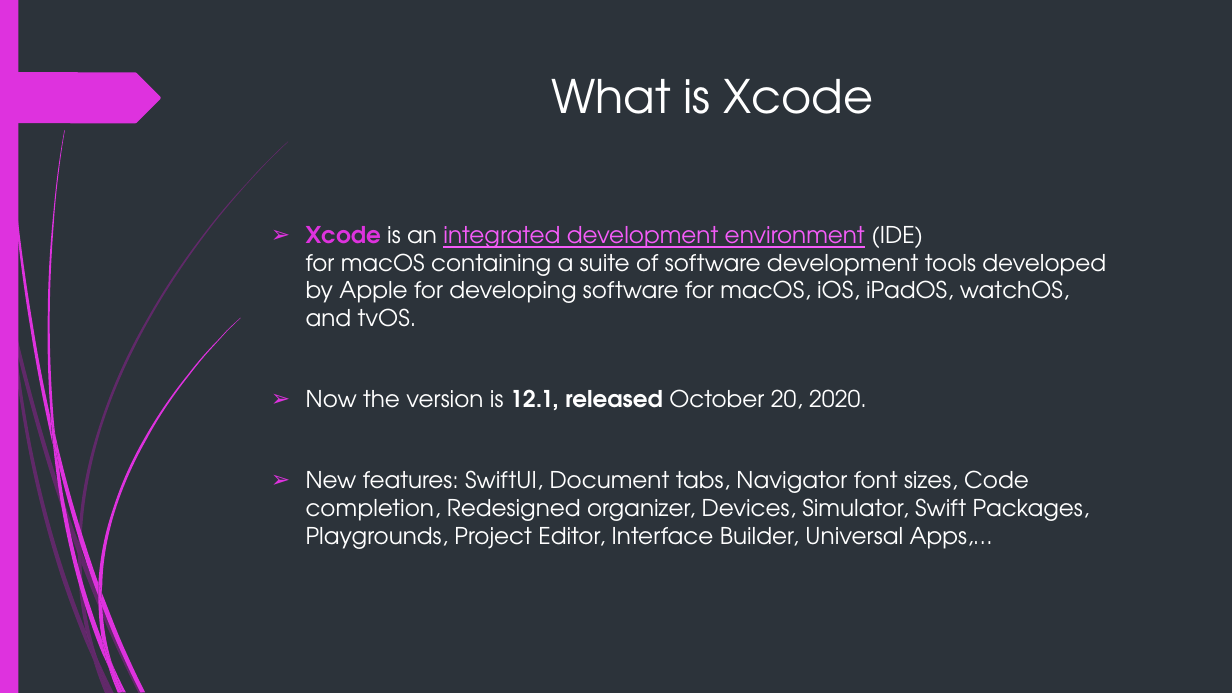
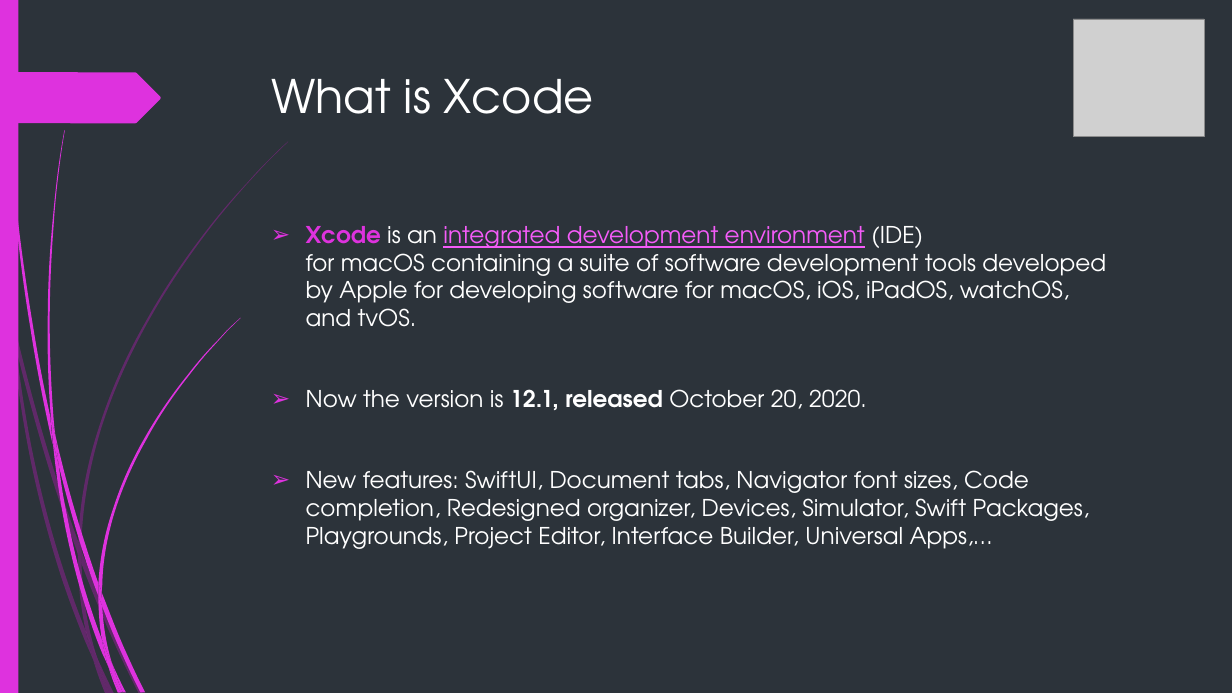
Before and after one commit to duy1998/ios-seminar, a slide deck: slide 5 of ios.pptx. Drawn at 1232x693 pixels with LibreOffice and Linux fonts; fonts in the diff are those of the drawing; grey boxes stand for pictures. Boxes give left, top, right and bottom in pixels: in the first picture for what was removed or moved away, otherwise in the second. Text is boxed around its words. In the diff, an @@ line names an element or a change of style, - is before the commit and + after.

```diff
--- a/ios.pptx
+++ b/ios.pptx
@@ picture added at bbox=[1073, 19, 1204, 137] @@
@@ title "What is Xcode" at bbox=[271, 79, 594, 114]: alignment centre to left @@
```
Also in this commit, not shown: 1 other slide changed, 2 slides added.
